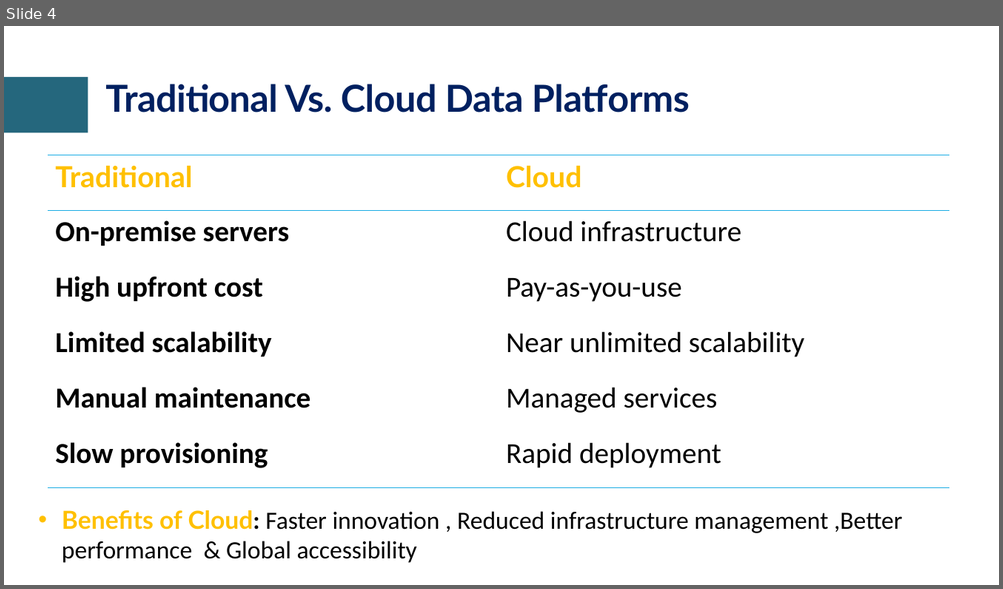
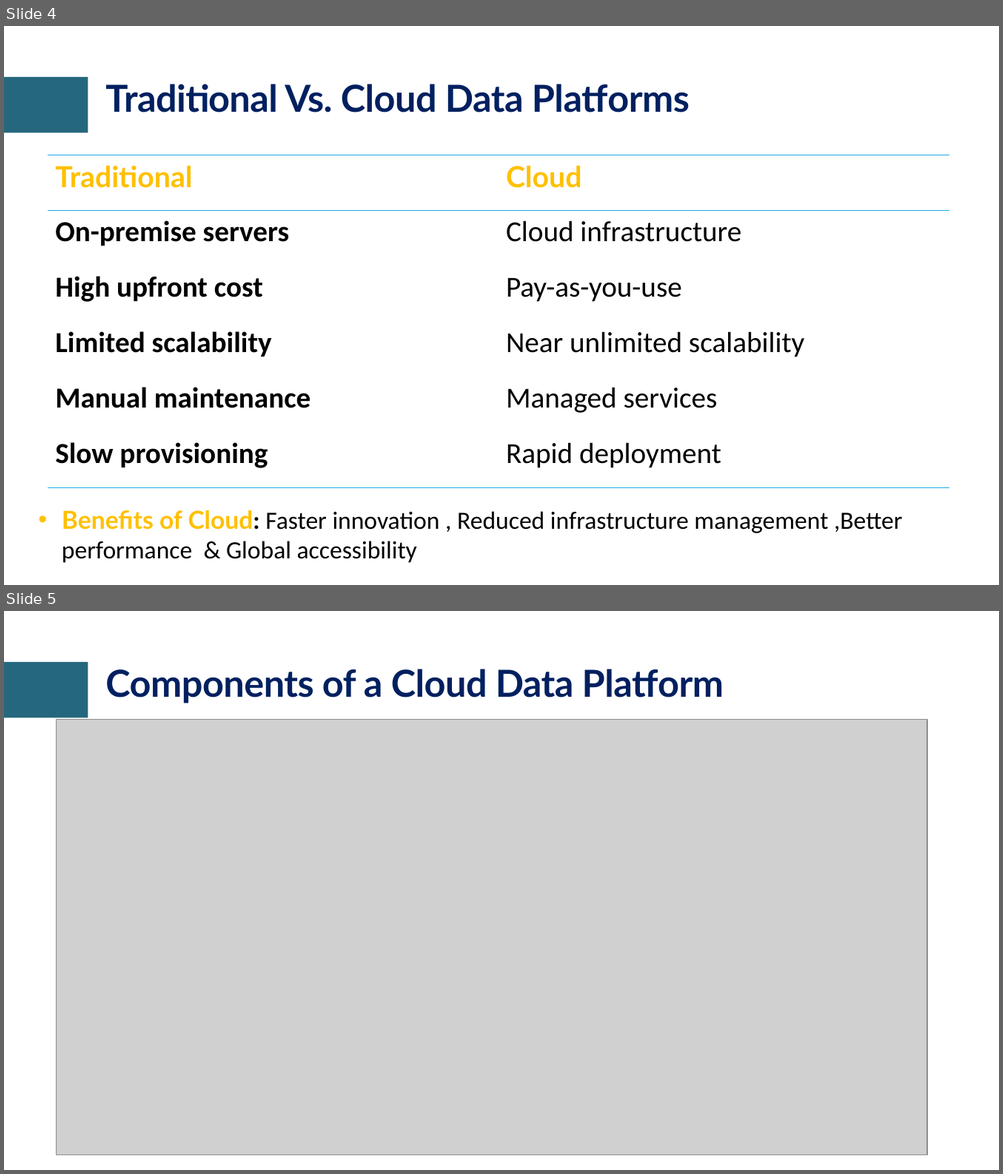
Before and after one commit to craftmulesoft/DataEngineering, a slide deck: Module 3 - Cloud Warehousing & Data Transformation/Cloud Data Platforms & Date Warehousing.pptx. Shown one above the other, each under a label of ours: slide 4 before the commit, slides 4 and 5 after it. The pictures are 1003x589 and 1003x1174 pixels, drawn with LibreOffice and Linux fonts; fonts in the diff are those of the drawing; grey boxes stand for pictures; background and template pictures are left out. Boxes give left, top, right and bottom in pixels: in the first picture for what was removed or moved away, otherwise in the second. Text is boxed around its words. In the diff, an @@ line names an element or a change of style, - is before the commit and + after.

Commit message:
Data Engineering Acclerator Program

```diff
--- a/Module 3 - Cloud Warehousing & Data Transformation/Cloud Data Platforms & Date Warehousing.pptx
+++ b/Module 3 - Cloud Warehousing & Data Transformation/Cloud Data Platforms & Date Warehousing.pptx
@@ slide 5 added at <box>4,611,999,1170</box>, background #FFFFFF; not listed: 1 template element that a slide beside it also shows @@
@@ title added at <box>105,669,723,703</box>, 36 pt, text #002060, bold @@
+Components of a Cloud Data Platform
@@ picture added at <box>57,720,928,1156</box> @@
```
Also in this commit, not shown: 1 slide changed, 9 other slides added, 1 slide removed, 2 other files.
